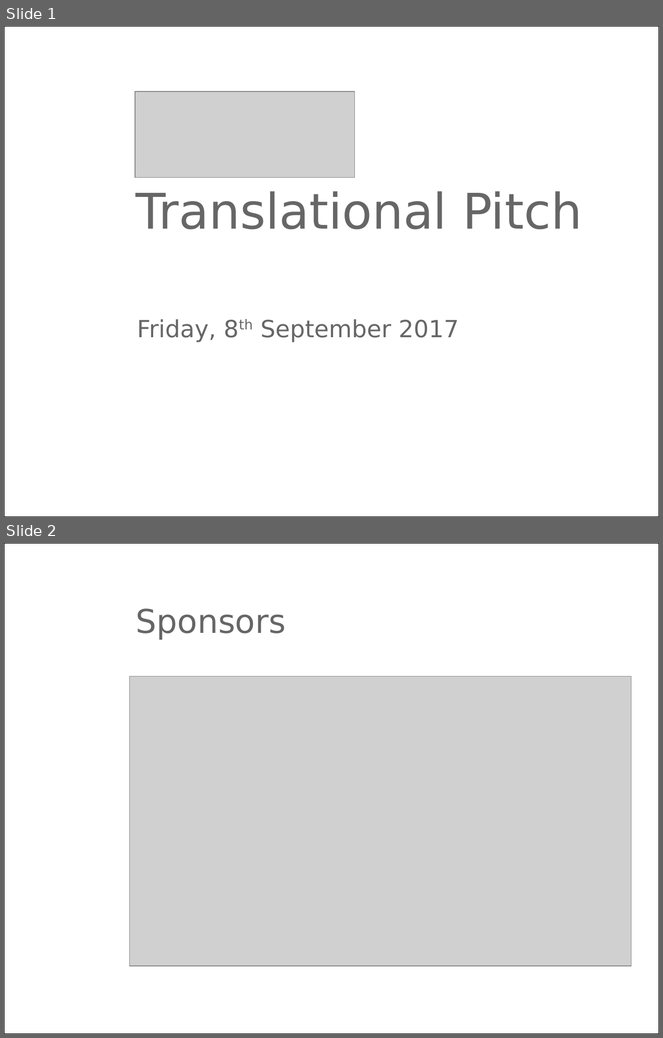
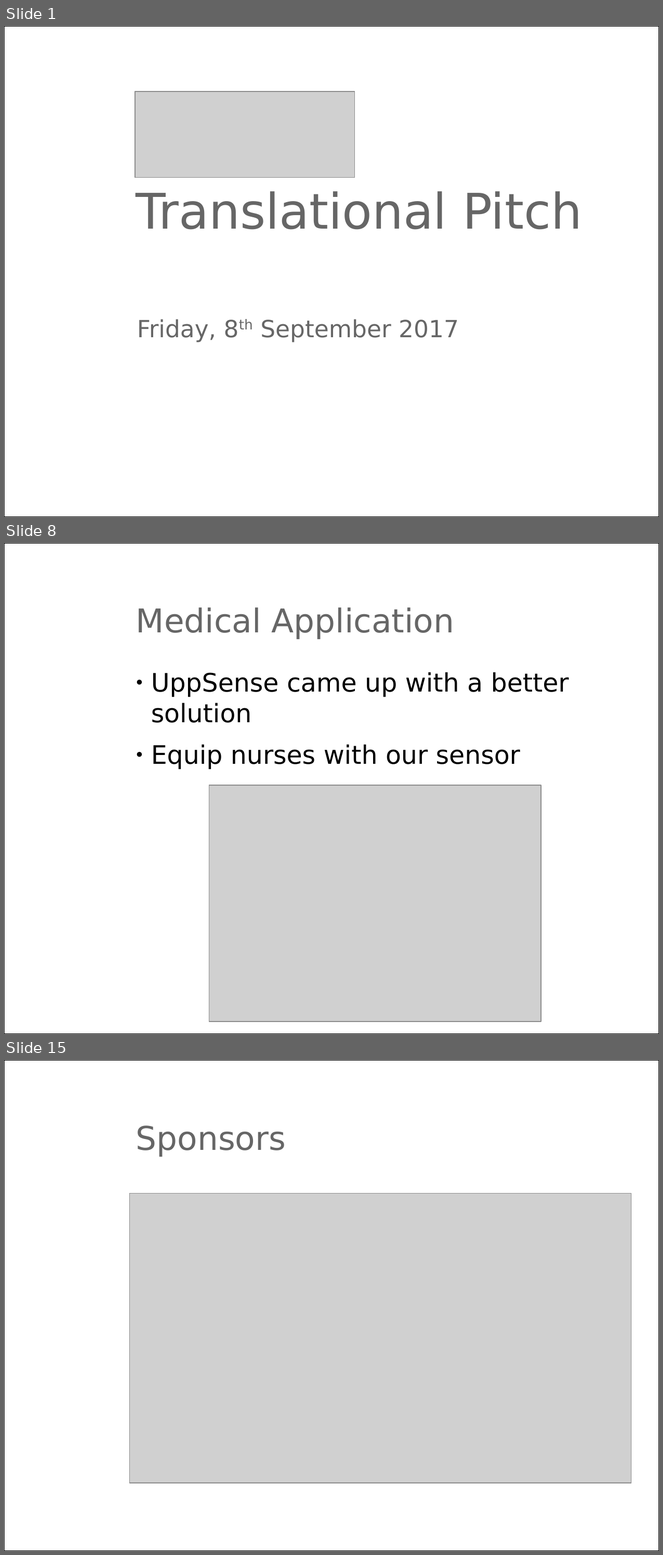
Before and after one commit to m3x1m0m/UppSense, a slide deck: docs/presentations/translational_pitch.ppt. Shown one above the other, each under a label of ours: slides 1 and 2 before the commit, slides 1, 8 and 15 after it; the slides between them are not shown. The pictures are 663x1038 and 663x1555 pixels, drawn with LibreOffice and Linux fonts; fonts in the diff are those of the drawing; grey boxes stand for pictures; background and template pictures are left out. Boxes give left, top, right and bottom in pixels: in the first picture for what was removed or moved away, otherwise in the second. Text is boxed around its words. In the diff, an @@ line names an element or a change of style, - is before the commit and + after.

```diff
--- a/docs/presentations/translational_pitch.ppt
+++ b/docs/presentations/translational_pitch.ppt
@@ slide 8 added at (4, 543, 659, 1034), background #FFFFFF; not listed: 1 template element that a slide beside it also shows @@
@@ title added at (136, 607, 454, 639), 36 pt, text #666666 @@
+Medical Application
@@ text added at (151, 672, 569, 770), 28 pt, text #000000 @@
+● UppSense came up with a better solution
+● Equip nurses with our sensor
@@ picture added at (209, 785, 541, 1022) @@
@@ what was slide 2 is now slide 15 @@
```
Also in this commit, not shown: 8 slides changed, 4 other slides added, 3 slides removed, 8 other files.
